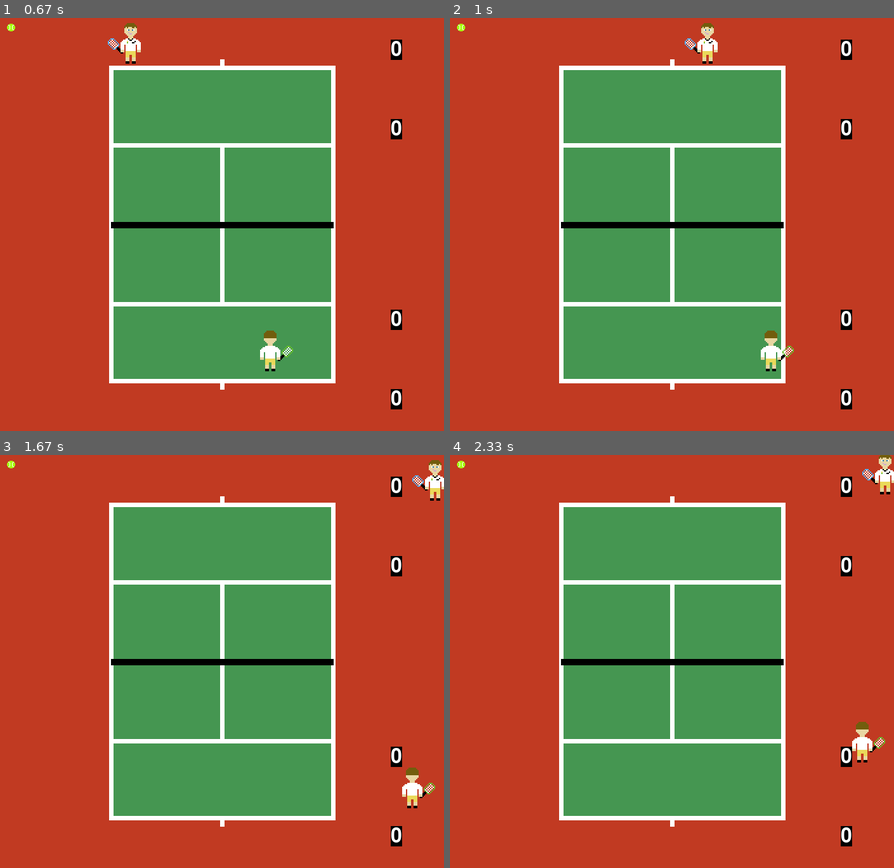
Above: before the commit, frames 1-4 (two rows, left to right).
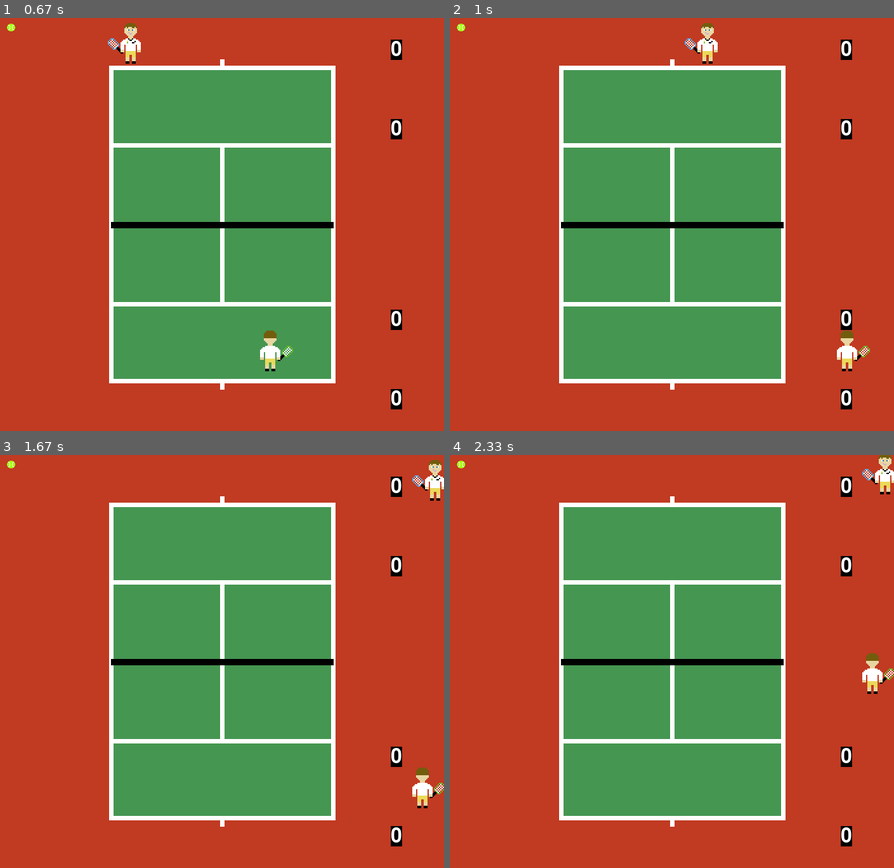
Above: after the commit, the same moments.

Repository: rafaelmcandeias/AASMA
Game: pygame game, started from Tennis_Game/tennis.py
Two runs of this game, one before a commit and one after it. Both use one fixed random seed, a clock stepped at 60 frames per second and the inputs below.
Inputs:
- Up to frame 1 (0.67 s): tap Right Shift at 0.33 s
- Up to frame 2 (1 s): hold D from 0.67 s (still down); hold Right from 0.67 s (still down)
- Up to frame 3 (1.67 s): release D at 1.13 s; release Right at 1.13 s; hold Right 1.17-1.63 s; hold D 1.17-1.63 s
- Up to frame 4 (2.33 s): hold Up 1.67-1.97 s; hold W 1.67-1.97 s

Frame 1 is identical in both runs. In frame 2, 0.6% of the frame differs, in the area x 70-95%, y 75-86%; in frame 3, 0.5%; in frame 4, 0.6%.

Commit message:
Stamina implemented. Agent now has energy. Hitting the ball and moving reduces current stamina

Diff:
--- a/Tennis_Game/sprites.py
+++ b/Tennis_Game/sprites.py
@@ -2,6 +2,7 @@
 import images
 import numpy as np
 import numpy.random as rnd
+import random
 
 # ------------------------------------------------------------
 
@@ -21,12 +22,20 @@
 MIDDLE_FIELD = (275, 474.999)
 RIGHT_FIELD = (475, 575)
 
+# Vars to divide stamina status
+# These divisions are universal.
+# Different players can be in different fractions
+NO_STAMINA = 0
+LOW_STAMINA = 0.25
+MID_STAMINA = 0.75
+HIGH_STAMINA = 1
+
 # ------------------------------------------------------------
 
 # Player Class Super class for top and bottom players
 class Player(pygame.sprite.Sprite):
 
-    def __init__(self, speed, force, stamina, image):
+    def __init__(self, speed, force, energy, image):
         pygame.sprite.Sprite.__init__(self)
         # Image for the agent
         self.image = image
@@ -36,17 +45,50 @@
         self.speedx = speed
         # Agent's speed through y
         self.speedy = speed
-        # Agent's force apllied to the ball
+        # Agent's max force
         self.force = force
-        # Agent's amount of energy that can be used
-        self.stamina = stamina
+        #  ]0, 1]
+        if energy <= 0 or energy > 1:
+            raise Exception("Invalid energy value")
+        else:
+            # Agent's energy value when started the game
+            self.energy = energy
+            # Agent's current amount of energy
+            self.stamina = energy
+
+    # Function to reduce amount of stamina given applied force
+    def lose_stamina(self, force):
+        self.stamina -= (force / self.force) * 0.05
+
+    # Function that returns the force choosen.
+    # Choosing a force depends on stamina
+    def choose_force(self):
+        force = self.force
+        # Has no more stamina
+        if self.stamina == NO_STAMINA:
+            return NO_STAMINA
+
+        # Below 25% of energy
+        if self.stamina < LOW_STAMINA * self.energy:
+            force *= random.uniform(0.1, LOW_STAMINA)
+
+        # Below of 75% of energy
+        elif self.stamina < MID_STAMINA * self.energy:
+            force *= random.uniform(LOW_STAMINA, MID_STAMINA)
+
+        # Below 100% of energy
+        elif self.stamina < HIGH_STAMINA * self.energy:
+            force *= random.uniform(MID_STAMINA, HIGH_STAMINA)
+
+        self.lose_stamina(force)
+        return force
 
 
 # Class for Top player
 class Top_player(Player):
 
-    def __init__(self, speed, forcex, forcey):
-        super().__init__(speed, forcex, forcey, images.camden)
+    def __init__(self, speed, force, energy):
+        super().__init__(speed, force, energy, images.camden)
         # Position the image -> agent
         self.rect.center = TOP_POS
 
@@ -54,27 +96,35 @@
     def update(self):
         # Get key pressed
         keyState = pygame.key.get_pressed()
+        pressed = False
 
         # Left arrow
         if keyState[pygame.K_a] and self.rect.x > LIMIT_LEFT:
-            self.rect.x -= self.speedx
+            self.rect.x -= self.speedx * (self.stamina / self.energy)
+            pressed = True
         # Right arrow
         if keyState[pygame.K_d] and self.rect.x < LIMIT_RIGHT:
-            self.rect.x += self.speedx
+            self.rect.x += self.speedx * (self.stamina / self.energy)
+            if not pressed:
+                self.stamina *= 0.9999
         # Up arrow
         if keyState[pygame.K_w] and self.rect.y > LIMIT_TOP:
-            self.rect.y -= self.speedy
+            self.rect.y -= self.speedy * (self.stamina / self.energy)
+            if not pressed:
+                self.stamina *= 0.9999
         # Down arrow
         if keyState[pygame.K_s] and self.rect.y < LIMIT_TOP_NET:
-            self.rect.y += self.speedy
+            self.rect.y += self.speedy * (self.stamina / self.energy)
+            if not pressed:
+                self.stamina *= 0.9999
 
 
 # Class for Top player
 class Bottom_player(Player):
 
-    def __init__(self, speed, forcex, forcey):
+    def __init__(self, speed, force, energy):
         # Initializes Bottom Agent with it's pos, speed and image
-        super().__init__(speed, forcex, forcey, images.robert)
+        super().__init__(speed, force, energy, images.robert)
         # Position the image -> agent
         self.rect.center = BOTTOM_POS
 
@@ -82,21 +132,34 @@
     def update(self):
         # Get key pressed
         keyState = pygame.key.get_pressed()
-
+        pressed = False
+
+        # New rec pos adds the amount of speed * the percentage of energy still has
         # Left arrow
         if keyState[pygame.K_LEFT] and self.rect.x > LIMIT_LEFT:
-            self.rect.x -= self.speedx
+            self.rect.x -= self.speedx * (self.stamina / self.energy)
+            pressed = True
+            self.stamina *= 0.9999
         # Right arrow
         if keyState[pygame.K_RIGHT] and self.rect.x < LIMIT_RIGHT:
-            self.rect.x += self.speedx
+            self.rect.x += self.speedx * (self.stamina / self.energy)
+            if not pressed:
+                self.stamina *= 0.9999
         # Up arrow
         if keyState[pygame.K_UP] and self.rect.y > LIMIT_BOTTOM_NET:
-            self.rect.y -= self.speedy
+            self.rect.y -= self.speedy * (self.stamina / self.energy)
+            if not pressed:
+                self.stamina *= 0.9999
         # Down arrow
         if keyState[pygame.K_DOWN] and self.rect.y < LIMIT_BOT:
-            self.rect.y += self.speedy
-
-
+            self.rect.y += self.speedy * (self.stamina / self.energy)
+            if not pressed:
+                self.stamina *= 0.9999
+        print(self.stamina)
+
+
+
+# Ball class
 class Ball(pygame.sprite.Sprite):
 
     def __init__(self):
@@ -111,7 +174,7 @@
     # bottom players stroke
         if isinstance(player, Bottom_player):
             # region 1 of the court
-            speedy = -player.force
+            speedy = -player.choose_force()
             if LEFT_FIELD[0] <= self.rect.x <= LEFT_FIELD[1]:
                 if keyState[pygame.K_n]:
                     return (-rnd.uniform(0,1), speedy)
@@ -138,7 +201,7 @@
 
         # top players stroke
         else:
-            speedy = player.force
+            speedy = player.choose_force()
             if LEFT_FIELD[0] <= self.rect.x < 275:
                 if keyState[pygame.K_r]:
                     return (-rnd.uniform(0,1), speedy)
--- a/Tennis_Game/tennis.py
+++ b/Tennis_Game/tennis.py
@@ -4,7 +4,10 @@
 import numpy.random as rnd
 from sprites import Top_player, Bottom_player, Ball
 
+
+# Start game
 pygame.init()
+
 
 # Define some colors
 BLACK = (0, 0, 0)
@@ -14,10 +17,12 @@
 GREEN = (0, 255, 0)
 SKIN = (232, 214, 162)
 
+
 #Create the screen
 windowSize = (700, 650)
 screen = pygame.display.set_mode(windowSize, pygame.RESIZABLE)
 pygame.display.set_caption('AASMA OPEN')
+
 
 #Start screen
 startGame = False
@@ -36,9 +41,15 @@
         pygame.display.flip()
 
 
-#Add players
-top_player = Top_player(5, 5, 3)
-bottom_player = Bottom_player(2.25, 10, 3)
+# Adds bars to show stamina of each agent
+# (font, size bold)
+font = pygame.font.SysFont("comicsans", 30, True)
+
+
+# Add players
+# Speed, Force, Energy
+top_player = Top_player(5, 10, 1)
+bottom_player = Bottom_player(5, 10, 1)
 
 # Tennis ball
 tennisBall = Ball()
